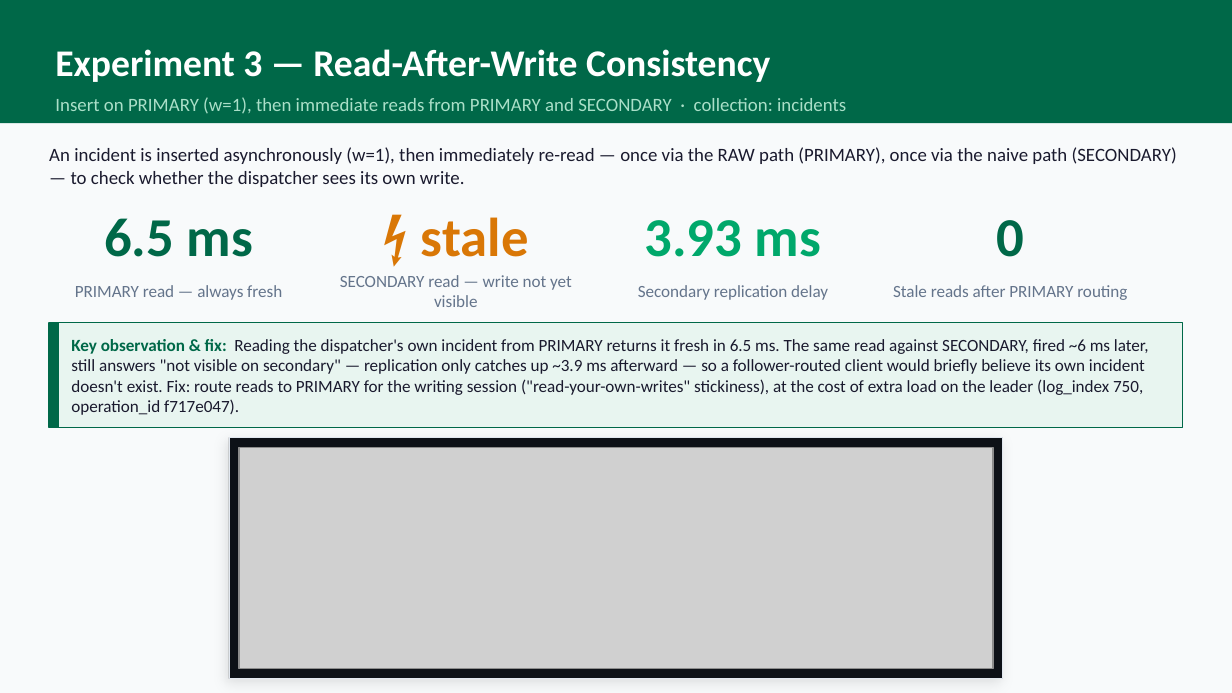
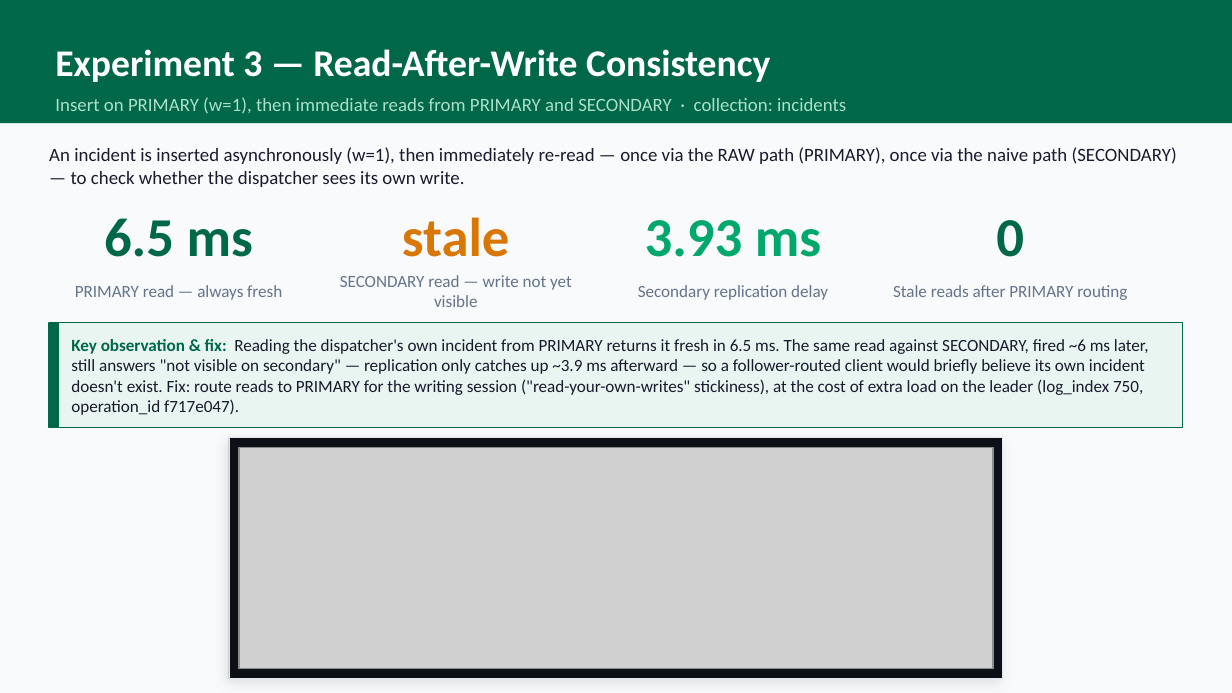
Before and after one commit to mertkarahan955/ceng465_project, a slide deck: slide 7 of presentation/report_presentation.pptx. Drawn at 1232x693 pixels with LibreOffice and Linux fonts; fonts in the diff are those of the drawing; grey boxes stand for pictures. Boxes give left, top, right and bottom in pixels: in the first picture for what was removed or moved away, otherwise in the second. Text is boxed around its words. In the diff, an @@ line names an element or a change of style, - is before the commit and + after.

```diff
--- a/presentation/report_presentation.pptx
+++ b/presentation/report_presentation.pptx
@@ text at [402,217,510,257]: text changed @@
-⚡ stale
+stale
```
Also in this commit, not shown: 2 other slides changed, 7 other files.
